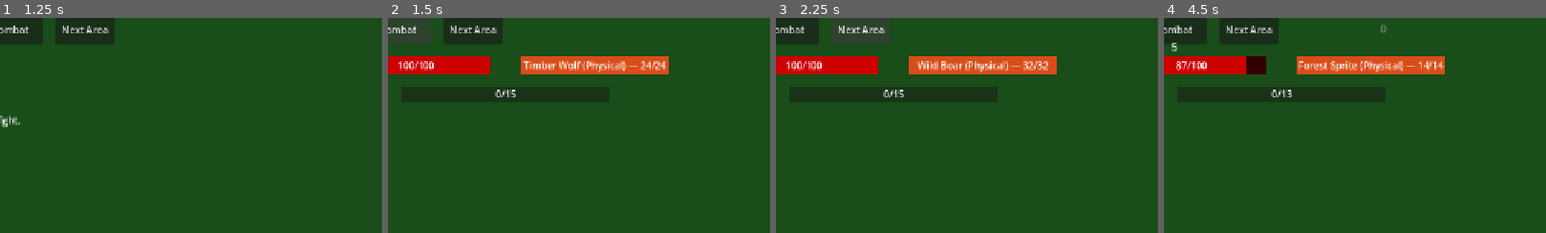
Above: before the commit, frames 1-4 (left to right).
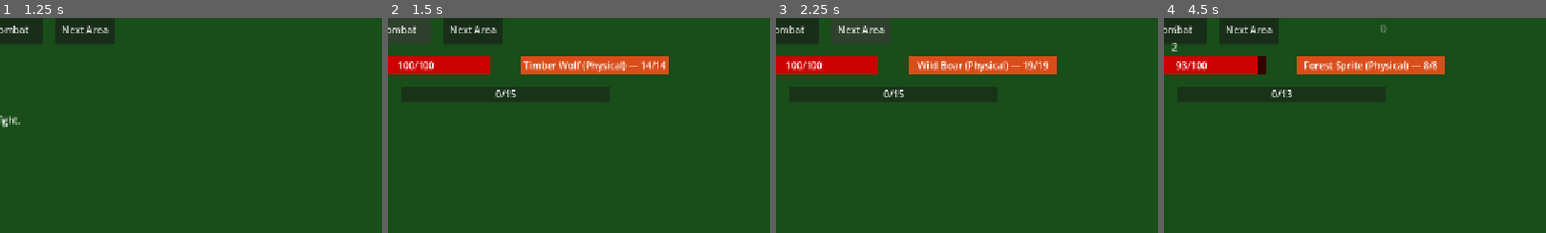
Above: after the commit, the same moments.

Repository: loginn/hammertime
Game: Godot game, scene res://scenes/main.tscn
Two runs of this game, one before a commit and one after it. Both use one fixed random seed, a clock stepped at 60 frames per second and the inputs below.
Inputs:
- Up to frame 1 (1.25 s): click "Adventure" at 0.5 s
- Up to frame 2 (1.5 s): click "Start Combat" at 1.25 s
- Up to frame 3 (2.25 s): click "Next Area" at 2 s
- Up to frame 4 (4.5 s): click "Next Area" at 2.75 s; click "The Forge" at 3.5 s; click "Adventure" at 4.25 s
The pictures show only the part of the screen within x 10-60%, y 22-72%; the shares and areas given below are measured in that part.

Frame 1 is identical in both runs. In frame 2, less than 0.1% of the frame differs, in the area x 66-72%, y 20-25%; in frame 3, 0.2%; in frame 4, 1.4%, in the area x 2-74%, y 4-27%.

Commit message:
feat(56-02): tune Forest difficulty and update BIOME_STAT_RATIOS
- Reduce Forest monster base_hp ~50% (avg 15.67 from 27.0) for zone 1 survival
- Reduce Forest monster base_damage ~50% so blank Broadsword hero can clear
- Update BIOME_STAT_RATIOS[25] from 1.63 to 2.81 to reflect new Forest avg HP
- Update Forest avg HP comment to reflect tuned values

Diff:
--- a/models/monsters/biome_config.gd
+++ b/models/monsters/biome_config.gd
@@ -61,12 +61,12 @@
 		"Forest", 1, 25, "physical",
 		{"physical": 0.40, "fire": 0.20, "cold": 0.20, "lightning": 0.20},
 		[
-			MonsterType.create("Forest Bear", 36.0, 7.0, 0.8),
-			MonsterType.create("Timber Wolf", 24.0, 6.0, 1.2),
-			MonsterType.create("Wild Boar", 30.0, 8.0, 0.9),
-			MonsterType.create("Venomous Spider", 15.0, 7.0, 1.8),
-			MonsterType.create("Forest Sprite", 12.0, 5.0, 2.0),
-			MonsterType.create("Bramble Golem", 45.0, 4.0, 0.6),
+			MonsterType.create("Forest Bear",     20.0, 3.5, 0.8),
+			MonsterType.create("Timber Wolf",     14.0, 3.0, 1.2),
+			MonsterType.create("Wild Boar",       18.0, 4.0, 0.9),
+			MonsterType.create("Venomous Spider",  9.0, 3.5, 1.8),
+			MonsterType.create("Forest Sprite",    7.0, 2.5, 2.0),
+			MonsterType.create("Bramble Golem",   26.0, 2.0, 0.6),
 		]
 	))
 
--- a/models/monsters/pack_generator.gd
+++ b/models/monsters/pack_generator.gd
@@ -12,12 +12,12 @@
 
 # Pre-computed avg base HP ratios: new_biome / old_biome
 # Used to ensure relief dip accounts for base stat jumps
-# Forest avg HP: (36+24+30+15+12+45)/6 = 27.0
+# Forest avg HP: (20+14+18+9+7+26)/6 = 15.67
 # Dark Forest avg HP: (42.5+80+17.5+45+35)/5 = 44.0
 # Cursed Woods avg HP: (22.5+85+37.5+45+20)/5 = 42.0
 # Shadow Realm avg HP: (47.5+100+25+40+65+17.5)/6 = 49.17
 const BIOME_STAT_RATIOS: Dictionary = {
-	25: 1.63,   # Dark Forest (44.0) / Forest (27.0)
+	25: 2.81,   # Dark Forest (44.0) / Forest (15.67)
 	50: 0.955,  # Cursed Woods (42.0) / Dark Forest (44.0)
 	75: 1.17,   # Shadow Realm (49.17) / Cursed Woods (42.0)
 }
